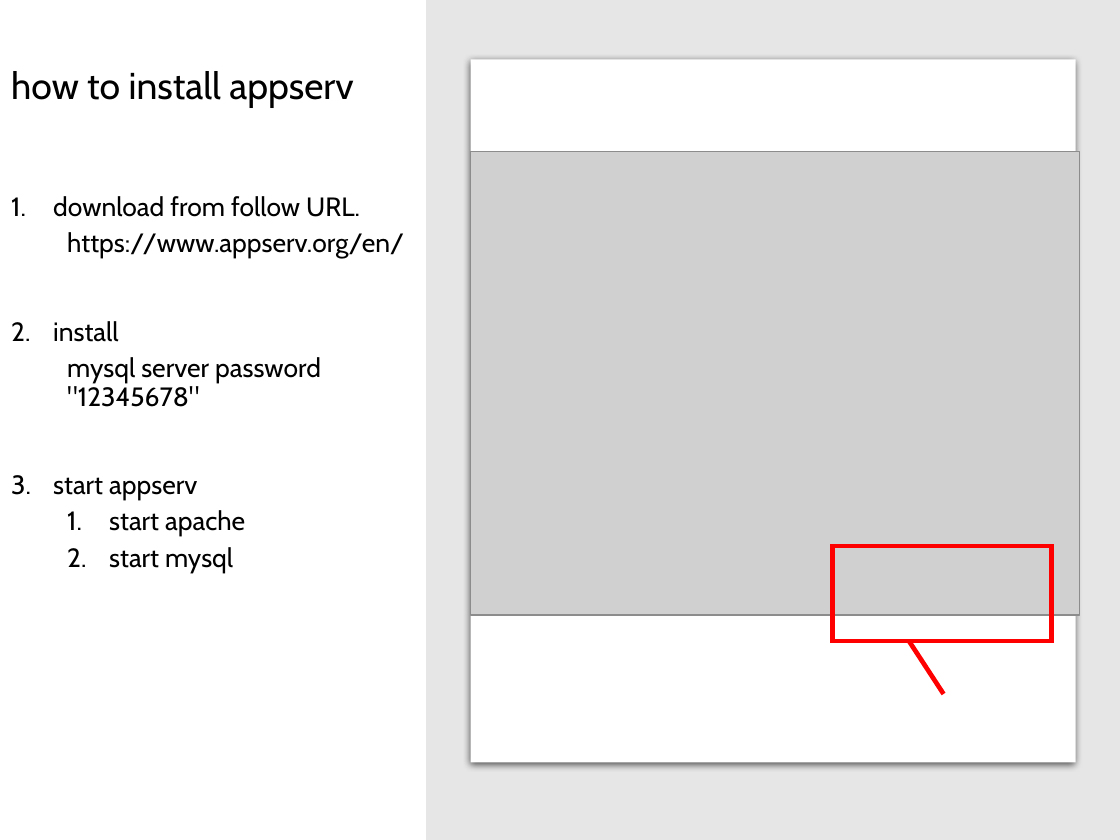
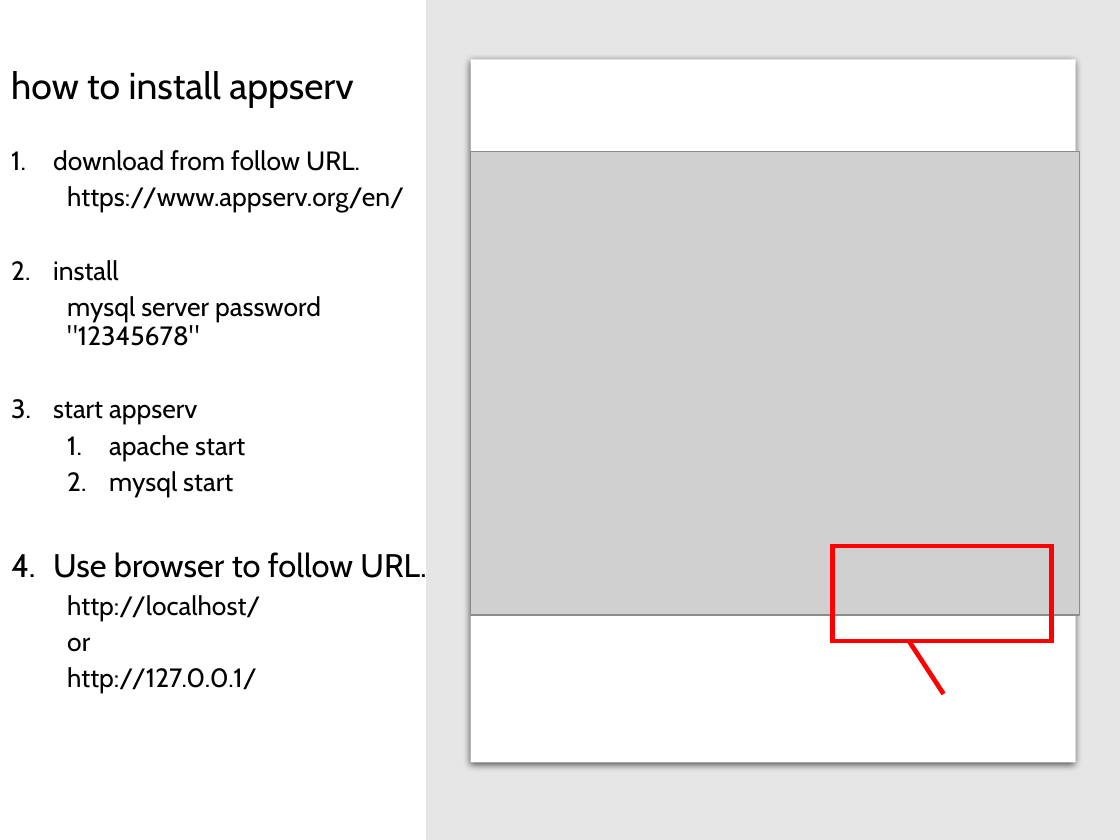
Before and after one commit to lastshogun13/php_lesson, a slide deck: slide 3 of ppt/lesson01.pptx. Drawn at 1120x840 pixels with LibreOffice and Linux fonts; fonts in the diff are those of the drawing; grey boxes stand for pictures. Boxes give left, top, right and bottom in pixels: in the first picture for what was removed or moved away, otherwise in the second. Text is boxed around its words. In the diff, an @@ line names an element or a change of style, - is before the commit and + after.

```diff
--- a/ppt/lesson01.pptx
+++ b/ppt/lesson01.pptx
@@ text "download from follow URL.": place and size @@
-text "download from follow URL." at box(53, 196, 404, 573)
+text "download from follow URL." at box(53, 150, 426, 693)
@@ text at box(53, 435, 426, 693): text changed @@
-  1. start apache
-  2. start mysql
+  1. apache start
+  2. mysql start
+4. Use browser to follow URL.
+  http://localhost/
+  or
+  http://127.0.0.1/
```
Also in this commit, not shown: 1 other slide changed, 23 other files.
